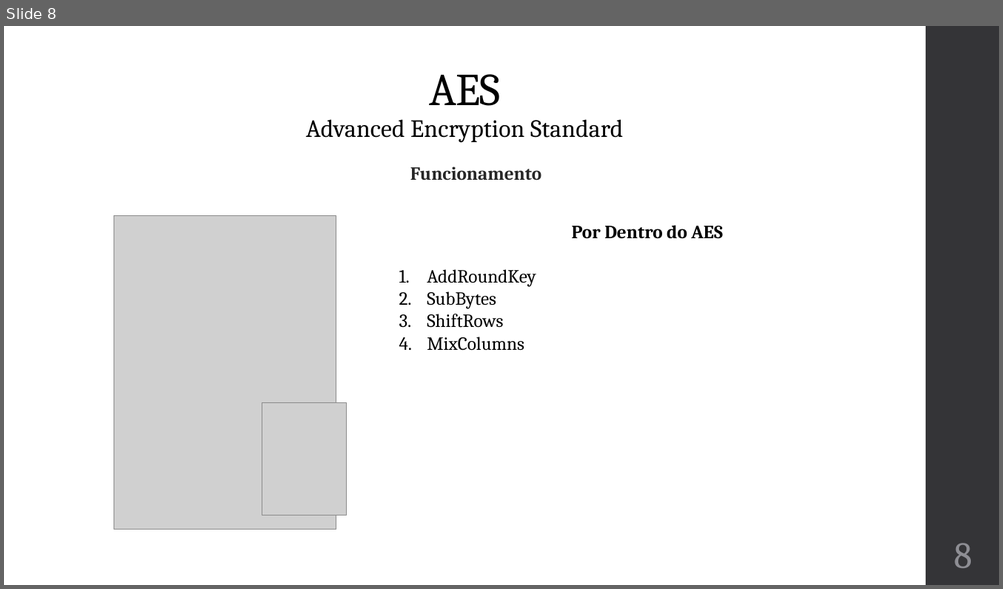
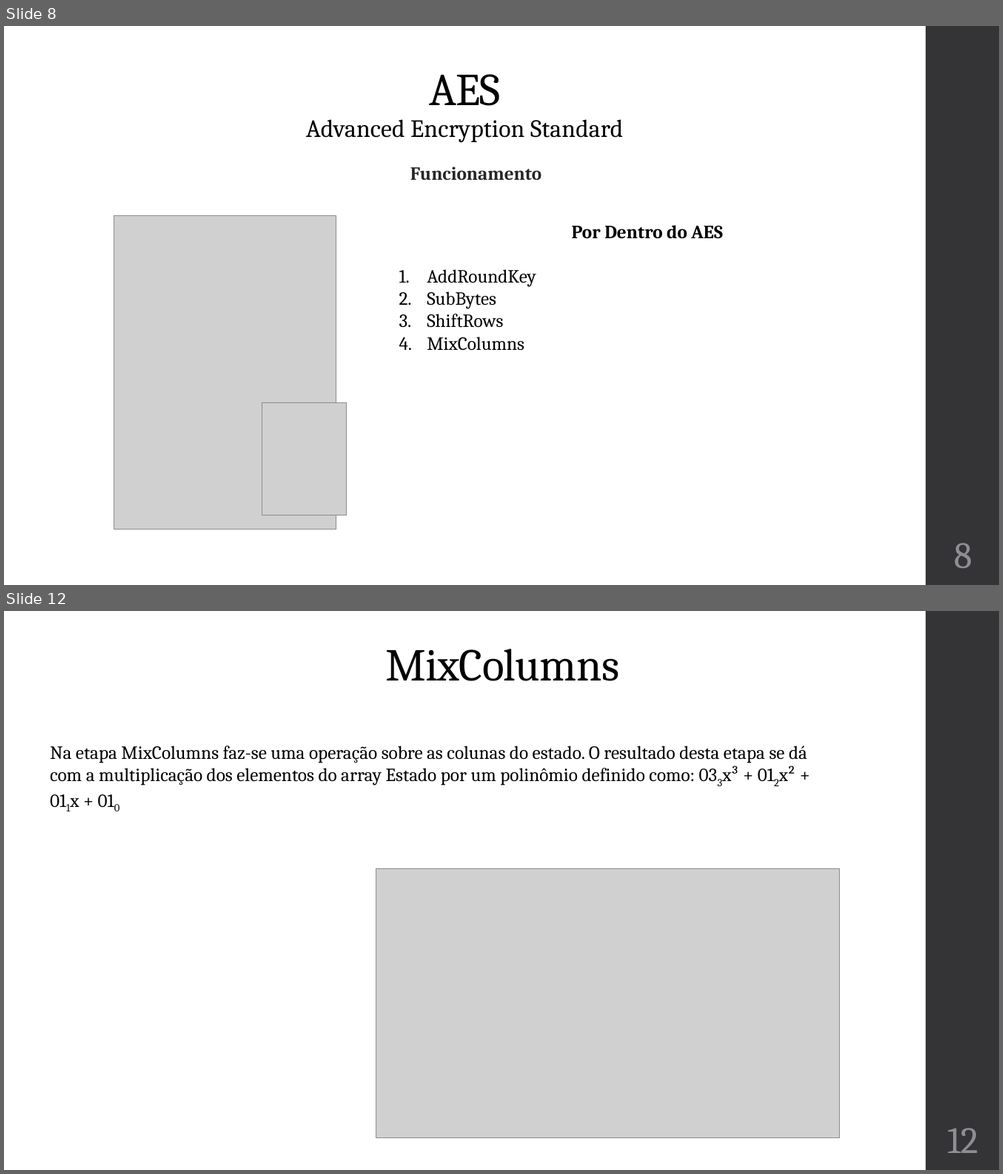
Before and after one commit to robainaricardo/Algoritimo-de-Criptografia-AES-em-JAVA, a slide deck: Apresentação/Algoritmo de criptografia AES APRESENTAÇÃO.pptx. Shown one above the other, each under a label of ours: slide 8 before the commit, slides 8 and 12 after it; the slides between them are not shown. The pictures are 1003x589 and 1003x1174 pixels, drawn with LibreOffice and Linux fonts; fonts in the diff are those of the drawing; grey boxes stand for pictures. Boxes give left, top, right and bottom in pixels: in the first picture for what was removed or moved away, otherwise in the second. Text is boxed around its words. In the diff, an @@ line names an element or a change of style, - is before the commit and + after.

```diff
--- a/Apresentação/Algoritmo de criptografia AES APRESENTAÇÃO.pptx
+++ b/Apresentação/Algoritmo de criptografia AES APRESENTAÇÃO.pptx
@@ slide 12 added at (x1=4, y1=611, x2=999, y2=1170), background #FFFFFF; not listed: 1 template element that a slide beside it also shows @@
@@ title added at (x1=385, y1=649, x2=619, y2=681), 44 pt, text #000000 @@
+MixColumns
@@ text added at (x1=50, y1=746, x2=807, y2=786), 18 pt, text #000000 @@
+Na etapa MixColumns faz-se uma operação sobre as colunas do estado. O resultado desta etapa se dá com a multiplicação dos elementos do array Estado por um polinômio definido como: 033x³ + 012x² + 011x + 010
@@ picture added at (x1=376, y1=869, x2=839, y2=1139) @@
@@ page number added at (x1=947, y1=1128, x2=978, y2=1153), 36 pt, text #8E8E94 @@
+12
```
Also in this commit, not shown: 3 other slides added, 4 other files.
